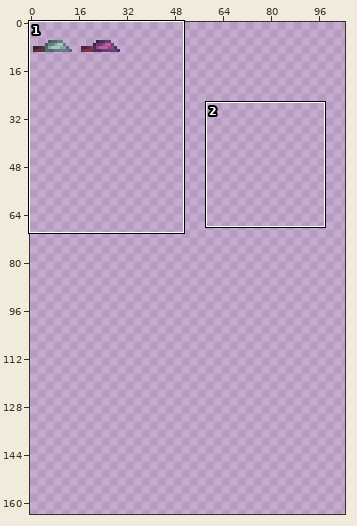
Edited in one commit: pixel-art file (src/- Resource Dump/Aseprite/towers.ase). The first picture is a wide view before the edit; the outline marks the close-up.
Close-up. Before the commit:
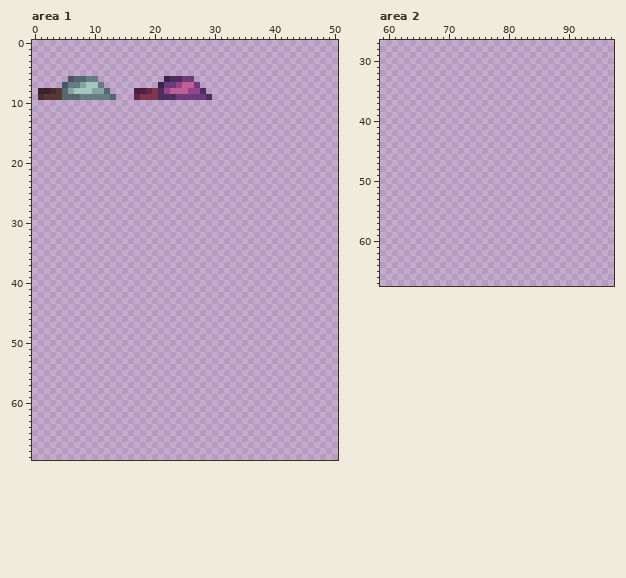
320x320 pixels, 1 frame. Shown: area 1: x 0..50, y 0..69; area 2: x 59..97, y 27..67. The wide view leaves out empty margins. The commit also changed other parts of the picture, which this record leaves out.
Now the later version:
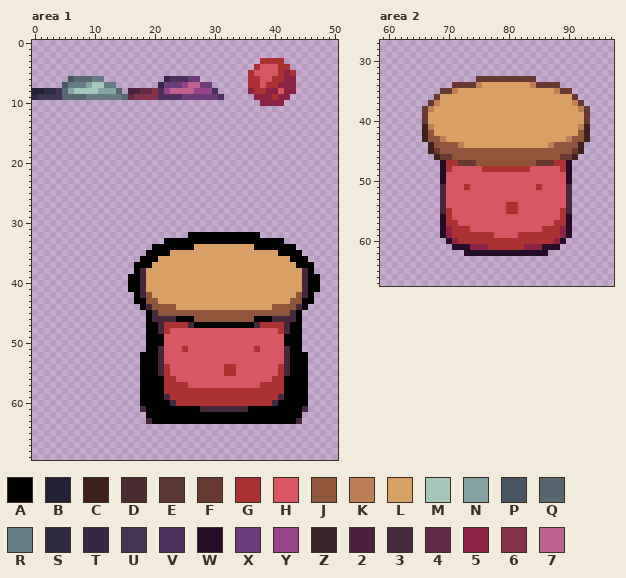
Palette (. is transparent): A #000000  B #222034  C #40201a  D #4a2c30  E #5a3735  F #663931  G #ac3232  H #d95763  J #8f563b  K #bf7f54  L #d9a066  M #a3c7ba  N #86a3a3  P #475662  Q #566770  R #667c84  S #2f2942  T #352646  U #413455  V #4c2e5f  W #250d27  X #6b3b7b  Y #93448b  Z #3a2229  2 #4d1f40  3 #45283c  4 #642847  5 #8c2344  6 #83334a  7 #bd6191
The edit:
Area 1:
y 3: x 38..41 .... -> GGGG
y 4: x 37..42 ...... -> GHHHGG
y 5: x 36..43 ........ -> GHHHHG5G
y 6: x 9 R -> Q; x 11 . -> R; x 25 X -> V; x 27 . -> X; x 36..43 ........ -> GGHHGG55
y 7: x 8..9 NM -> RN; x 11..13 R.. -> MRR; x 24..25 Y7 -> XY; x 27..29 X.. -> 7XX; x 36..43 ........ -> GGHGG555
y 8: x 0..4 .ZZDE -> BBSSU; x 10 N -> M; x 12..14 Q.. -> NNQ; x 16 . -> 2; x 18 2 -> 4; x 26 Y -> 7; x 28..30 V.. -> YYV; x 36..43 ........ -> 5GG55H55
y 9: x 0..4 .DEEE -> SUUUU; x 8 R -> Q; x 13..17 Q...4 -> RRQ46; x 24 X -> V; x 29..31 V.. -> XXV; x 37..42 ...... -> 555G55
y 10: x 38..41 .... -> 5555
y 32: x 26..37 ............ -> AAAAAAAAAAAA
y 33: x 22..41 .................... -> AAAAAAAAAAAAAAAAAAAA
y 34: x 20..43 ........................ -> AAAAAAALLLLLLLLLLAAAAAAA
y 35: x 19..44 .......................... -> AAAALLLLLLLLLLLLLLLLLLAAAA
y 36: x 18..45 ............................ -> AAALLLLLLLLLLLLLLLLLLLLLLAAA
y 37: x 17..46 .............................. -> AAALLLLLLLLLLLLLLLLLLLLLLLLAAA
y 38: x 17..46 .............................. -> A3LLLLLLLLLLLLLLLLLLLLLLLLLL3A
y 39..41: x 16..47 ................................ -> AA3LLLLLLLLLLLLLLLLLLLLLLLLLL3AA
y 42: x 17..46 .............................. -> A3JLLLLLLLLLLLLLLLLLLLLLLLLJ3A
y 43: x 17..46 .............................. -> AAJJLLLLLLLLLLLLLLLLLLLLLLJJAA
y 44: x 18..45 ............................ -> A3JJJJLLLLLLLLLLLLLLLLJJJJ3A
y 45: x 19..44 .......................... -> A3JJJJJJJJJJJJJJJJJJJJJJ3A
y 46: x 19..44 .......................... -> A3333AAAJJJJJJJJJJAAA3333A
y 47: x 19..44 .......................... -> AA3GGGG3AAAAAAAAAA3GGGG3AA
y 48: x 19..44 .......................... -> AA3GHHHHHHHHHHHHHHHHHHG3AA
y 49..50: x 19..44 .......................... -> AAAHHHHHHHHHHHHHHHHHHHHAAA
y 51: x 19..44 .......................... -> AA3HHHGHHHHHHHHHHHGHHHH3AA
y 52..53: x 18..45 ............................ -> AAA3HHHHHHHHHHHHHHHHHHHH3AAA
y 54..55: x 18..45 ............................ -> AAA3GHHHHHHHHHGGHHHHHHHG3AAA
y 56: x 18..45 ............................ -> AAAAGGHHHHHHHHHHHHHHHHGGAAAA
y 57: x 18..45 ............................ -> AAAAGGGGHHHHHHHHHHHHGGGGAAAA
y 58: x 18..45 ............................ -> AAAAGGGGGGGGGGGGGGGGGGGGAAAA
y 59: x 18..45 ............................ -> AAAA3GGGGGGGGGGGGGGGGGG3AAAA
y 60: x 18..45 ............................ -> AAAAA3GGGGGGGGGGGGGGGG3AAAAA
y 61: x 18..45 ............................ -> 3AAAAAAAAA33333333AAAAAAAAA3
y 62: x 19..44 .......................... -> AAAAAAAAAAAAAAAAAAAAAAAAAA
y 63: x 19..44 .......................... -> 3AAAAAAAAAAAAAAAAAAAAAAAA3
Area 2:
y 33: x 75..84 .......... -> FFFFFFFFFF
y 34: x 71..88 .................. -> FFFFKLLLLLLLLKFFFF
y 35: x 69..90 ...................... -> FFKLLLLLLLLLLLLLLLLKFF
y 36: x 68..91 ........................ -> FLLLLLLLLLLLLLLLLLLLLLLF
y 37: x 67..92 .......................... -> FKLLLLLLLLLLLLLLLLLLLLLLKF
y 38: x 66..93 ............................ -> FKLLLLLLLLLLLLLLLLLLLLLLLLKF
y 39..40: x 66..93 ............................ -> FLLLLLLLLLLLLLLLLLLLLLLLLLLF
y 41: x 66..93 ............................ -> CKLLLLLLLLLLLLLLLLLLLLLLLLKC
y 42: x 66..93 ............................ -> CJLLLLLLLLLLLLLLLLLLLLLLLLJC
y 43: x 66..93 ............................ -> CJJKLLLLLLLLLLLLLLLLLLLLKJJC
y 44: x 67..92 .......................... -> CJJJJKLLLLLLLLLLLLLLKJJJJC
y 45: x 67..92 .......................... -> CFJJJJJJJJJJJJJJJJJJJJJJFC
y 46: x 68..91 ........................ -> CFFJJJJJJJJJJJJJJJJJJFFC
y 47: x 69..90 ...................... -> WGGFFFJJJJJJJJJJFFFGGW
y 48: x 69..90 ...................... -> WGHHHHHGGGGGGGGHHHHHGW
y 49..50: x 69..90 ...................... -> WHHHHHHHHHHHHHHHHHHHHW
y 51: x 69..90 ...................... -> 3HHHGHHHHHHHHHHHGHHHH3
y 52..53: x 69..90 ...................... -> 3HHHHHHHHHHHHHHHHHHHH3
y 54: x 69..90 ...................... -> 3HHHHHHHHHHGGHHHHHHHH3
y 55: x 69..90 ...................... -> 3GHHHHHHHHHGGHHHHHHHG3
y 56: x 69..90 ...................... -> WGHHHHHHHHHHHHHHHHHHGW
y 57: x 69..90 ...................... -> WGGHHHHHHHHHHHHHHHHGGW
y 58: x 69..90 ...................... -> W5GGGHHHHHHHHHHHHGGG5W
y 59: x 69..90 ...................... -> W5GGGGGGGHHHHGGGGGGG5W
y 60: x 70..89 .................... -> W5GGGGGGGGGGGGGGGG5W
y 61: x 71..88 .................. -> WWW555GGGGGG555WWW
y 62: x 73..86 .............. -> WWWWWWWWWWWWWW
Where, in picture pixels (left, top, right, bottom), the same in both close-ups:
added: (248, 58, 296, 106)
changed: (32, 76, 146, 100)
changed: (176, 76, 224, 100)
added: (128, 232, 320, 424)
added: (422, 76, 590, 256)
